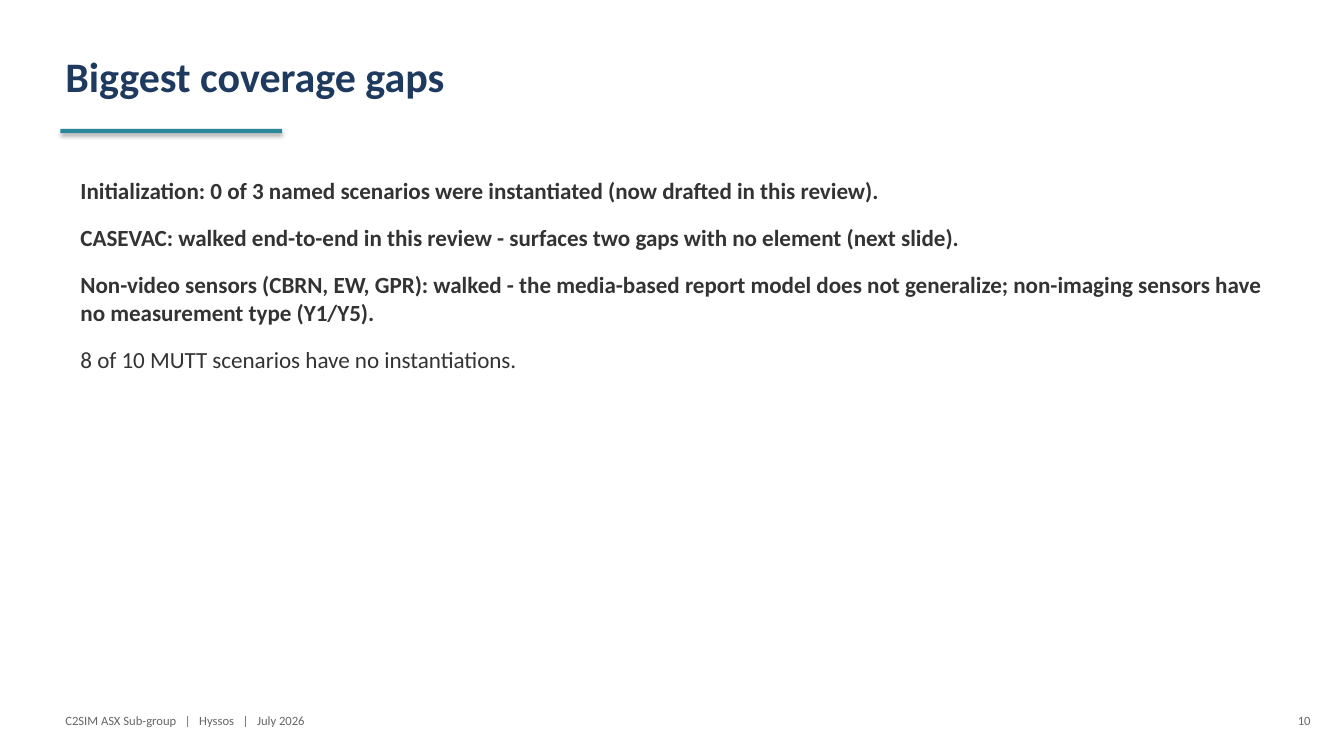
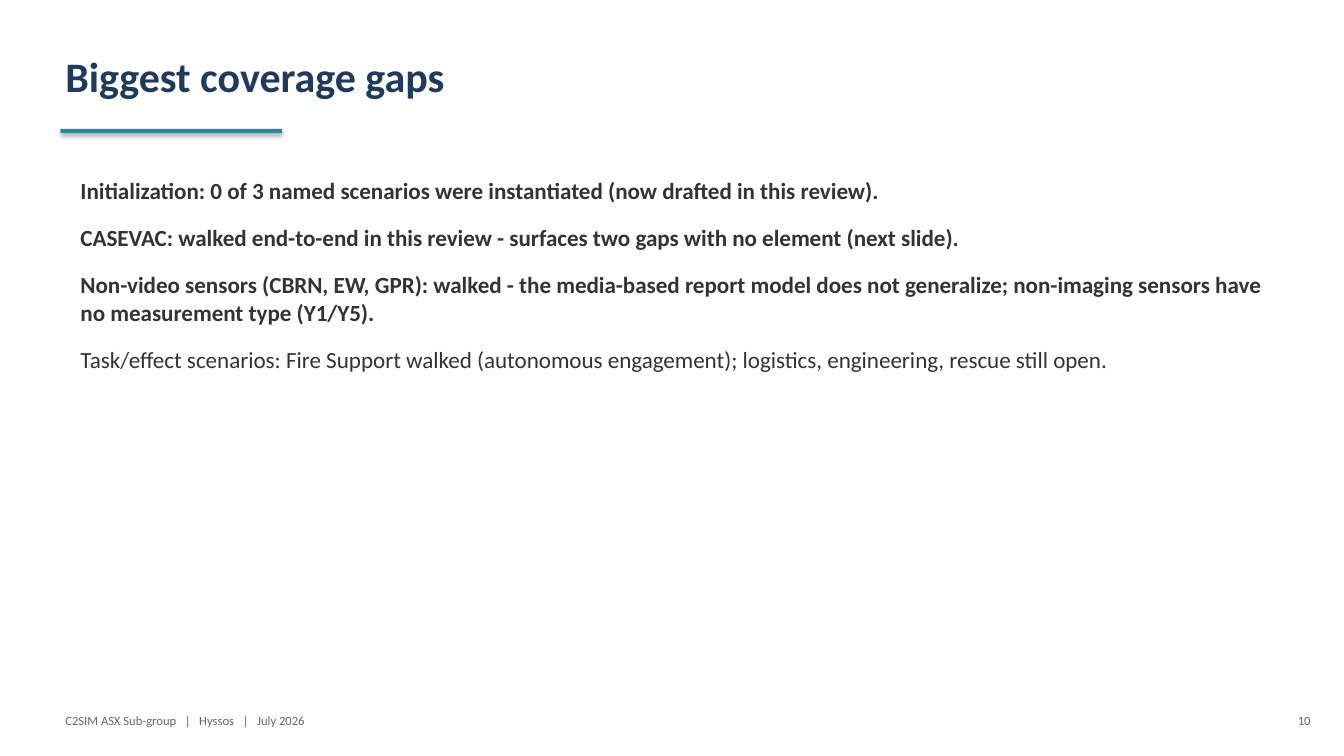
Before and after one commit to hyssostech/C2SIMArtifacts, a slide deck: slide 10 of Subgroups/ASX/InstantiationReview/ASX-Instantiation-Findings.pptx. Drawn at 1344x756 pixels with LibreOffice and Linux fonts; fonts in the diff are those of the drawing. Boxes give left, top, right and bottom in pixels: in the first picture for what was removed or moved away, otherwise in the second. Text is boxed around its words. In the diff, an @@ line names an element or a change of style, - is before the commit and + after.

```diff
--- a/Subgroups/ASX/InstantiationReview/ASX-Instantiation-Findings.pptx
+++ b/Subgroups/ASX/InstantiationReview/ASX-Instantiation-Findings.pptx
@@ text at (80,351,1107,372): text changed @@
-8 of 10 MUTT scenarios have no instantiations.
+Task/effect scenarios: Fire Support walked (autonomous engagement); logistics, engineering, rescue still open.
```
Also in this commit, not shown: 2 other slides changed, 2 slides added, 6 other files.
